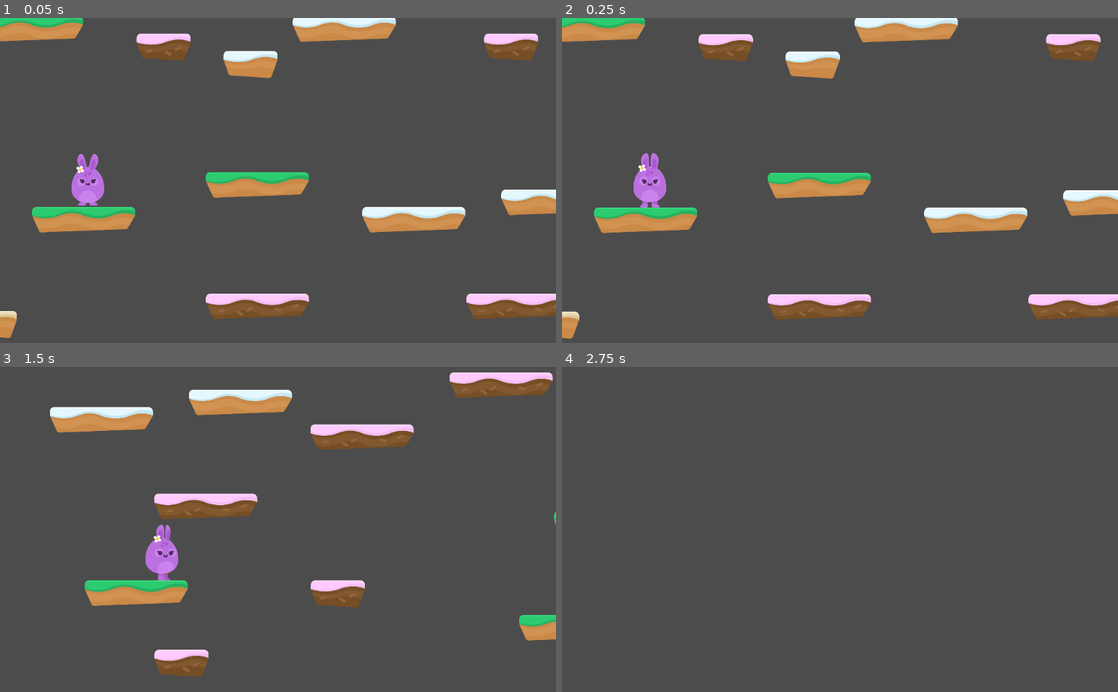
Above: before the commit, frames 1-4 (two rows, left to right).
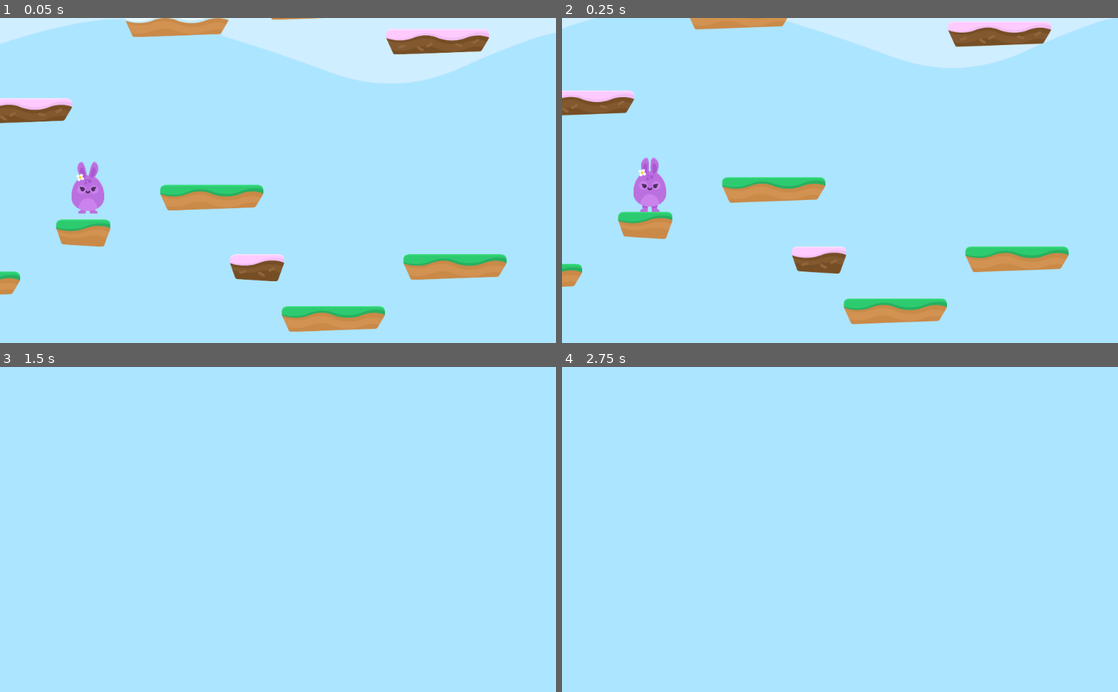
Above: after the commit, the same moments.

Repository: andredarcie/discovering-godot-course
Game: Godot game, scene res://Levels/Level1.tscn
The game is run twice, just before and just after one commit, with the same random seed, the same clock (stepped at 60 frames per second) and the same inputs.
Inputs:
- Up to frame 1 (0.05 s): no input
- Up to frame 2 (0.25 s): no input
- Up to frame 3 (1.5 s): hold D (right) from 0.53 s (still down); tap Space (Jump) at 0.77 s
- Up to frame 4 (2.75 s): tap Space (Jump) at 1.52 s; release D (right) at 2.03 s; hold A (left) from 2.03 s (still down)

The runs differ from the first frame. In frame 1, 99% of the frame differs, in the area x 0-100%, y 0-100%; in frame 2, 98%; in frame 3, 100%; in frame 4, 100%.

Commit message:
Add Parallax Backgrounds

Diff:
--- a/Hoppy Days/Levels/Level1.tscn
+++ b/Hoppy Days/Levels/Level1.tscn
@@ -6,10 +6,10 @@
 [node name="Level1" type="Node2D"]
 
 [node name="Player" parent="." instance=ExtResource( 1 )]
-position = Vector2( 526.052, 223.671 )
+position = Vector2( 1398.07, 939.221 )
 
 [node name="TileMap" type="TileMap" parent="."]
 tile_set = ExtResource( 2 )
 collision_layer = 2
 format = 1
-tile_data = PoolIntArray( -655342, 1, 0, -524246, 3, 0, -393 …(253 unchanged characters)… 9820, 5, 0, 655339, 2, 0, 655375, 0, 0, 655390, 0, 0, 786424, 4, 0, 720897, 5, 0, 720949, 3, 0, 851978, 0, 0, 983066, 2, 0, 983079, 1, 0, 1114163, 2, 0, 1245214, 1, 0, 1310732, 2, 0, 1572853, 2, 0, 1572905, 2, 0 )
+tile_data = PoolIntArray( -655342, 1, 0, -524246, 3, 0, -393 …(253 unchanged characters)… 9820, 5, 0, 655339, 2, 0, 655375, 0, 0, 786424, 4, 0, 720897, 5, 0, 720949, 3, 0, 851978, 0, 0, 983066, 2, 0, 1114132, 3, 0, 1114163, 2, 0, 1245214, 1, 0, 1245224, 2, 0, 1310732, 2, 0, 1441825, 2, 0, 1572853, 2, 0, 1638402, 2, 0, 1638425, 2, 0, 1769485, 2, 0, 1769493, 2, 0 )
--- a/Hoppy Days/Player/Player.tscn
+++ b/Hoppy Days/Player/Player.tscn
@@ -1,7 +1,11 @@
-[gd_scene load_steps=4 format=2]
+[gd_scene load_steps=8 format=2]
 
 [ext_resource path="res://Player/PlayerAnimation.tscn" type="PackedScene" id=1]
 [ext_resource path="res://Player/Player.gd" type="Script" id=2]
+[ext_resource path="res://GFX/Background/bg_layer1.png" type="Texture" id=3]
+[ext_resource path="res://GFX/Background/bg_layer4.png" type="Texture" id=4]
+[ext_resource path="res://GFX/Background/bg_layer3.png" type="Texture" id=5]
+[ext_resource path="res://GFX/Background/bg_layer2.png" type="Texture" id=6]
 
 [sub_resource type="CapsuleShape2D" id=1]
 radius = 60.7861
@@ -27,4 +31,57 @@
 zoom = Vector2( 2, 2 )
 limit_smoothed = true
 smoothing_enabled = true
+
+[node name="ParallaxBackground" type="ParallaxBackground" parent="Camera2D"]
+scroll_ignore_camera_zoom = true
+
+[node name="ParallaxLayer" type="ParallaxLayer" parent="Camera2D/ParallaxBackground"]
+motion_mirroring = Vector2( 2048, 2048 )
+
+[node name="TextureRect" type="TextureRect" parent="Camera2D/ParallaxBackground/ParallaxLayer"]
+margin_right = 40.0
+margin_bottom = 40.0
+texture = ExtResource( 3 )
+__meta__ = {
+"_edit_use_anchors_": false
+}
+
+[node name="ParallaxLayer2" type="ParallaxLayer" parent="Camera2D/ParallaxBackground"]
+motion_scale = Vector2( 0.25, 1 )
+motion_offset = Vector2( 0, -750 )
+motion_mirroring = Vector2( 2048, 0 )
+
+[node name="TextureRect" type="TextureRect" parent="Camera2D/ParallaxBackground/ParallaxLayer2"]
+margin_right = 40.0
+margin_bottom = 40.0
+texture = ExtResource( 6 )
+__meta__ = {
+"_edit_use_anchors_": false
+}
+
+[node name="ParallaxLayer3" type="ParallaxLayer" parent="Camera2D/ParallaxBackground"]
+motion_scale = Vector2( 0.5, 1 )
+motion_offset = Vector2( 0, -750 )
+motion_mirroring = Vector2( 2048, 0 )
+
+[node name="TextureRect" type="TextureRect" parent="Camera2D/ParallaxBackground/ParallaxLayer3"]
+margin_right = 40.0
+margin_bottom = 40.0
+texture = ExtResource( 5 )
+__meta__ = {
+"_edit_use_anchors_": false
+}
+
+[node name="ParallaxLayer4" type="ParallaxLayer" parent="Camera2D/ParallaxBackground"]
+motion_scale = Vector2( 0.75, 1 )
+motion_offset = Vector2( 0, -750 )
+motion_mirroring = Vector2( 2048, 0 )
+
+[node name="TextureRect" type="TextureRect" parent="Camera2D/ParallaxBackground/ParallaxLayer4"]
+margin_right = 40.0
+margin_bottom = 40.0
+texture = ExtResource( 4 )
+__meta__ = {
+"_edit_use_anchors_": false
+}
 [connection signal="animate" from="." to="PlayerAnimation" method="_on_Player_animate"]
